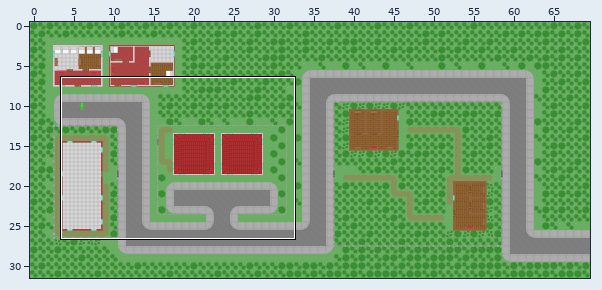
Tiled map (JSON) -- maps/Map1.json. Above: a wide view before the commit, with the close-up outlined.
Close-up. Earlier state:
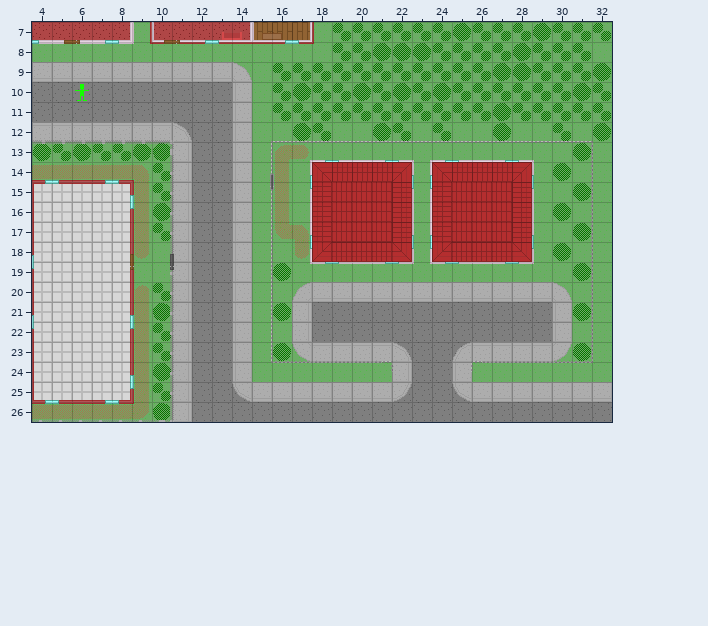
Cells are 20x20 px. Shown: x 4..32, y 7..26. Layer "Floor1/Walls:3" is drawn -10,-10 px off the grid. Layer "Floor1/WallsDetail:3" is drawn -10,-10 px off the grid. Layer "Floor2/Walls:6" is drawn -10,-10 px off the grid. Layer "Floor2/WallsDetail:6" is drawn -10,-10 px off the grid. Layer "Floor3/Walls:9" is drawn -10,-10 px off the grid. Layer "Floor3/WallsDetail:9" is drawn -10,-10 px off the grid. Layer "FloorGround/Walls" is drawn -10,-10 px off the grid. Layer "FloorGround/WallsDetail" is drawn -10,-10 px off the grid.
Once edited:
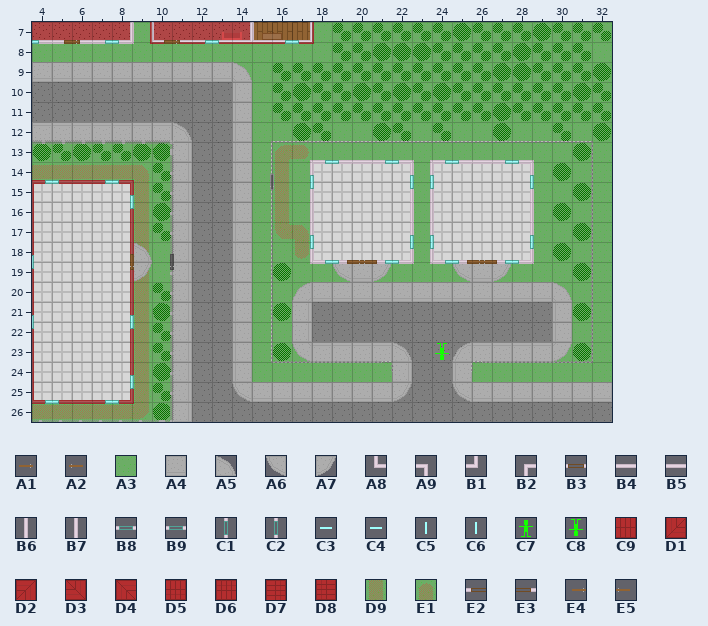
Key: from "TilesetGround": A1 42 "Door1", A2 42 turned 180 "Door1", A3 43 "Grass1", A4 44 turned 180 "Sidewalk1", A5 45 "SidewalkCorner1", A6 45 turned 180 "SidewalkCorner1", A7 45 turned 90 "SidewalkCorner1", A8 49 "WallCorner1", A9 49 turned 180 "WallCorner1", B1 49 turned 270 "WallCorner1", B2 49 turned 90 "WallCorner1", B3 50 "WallDoor1", B4 52 "WallStraight1", B5 52 turned 180 "WallStraight1", B6 52 turned 270 "WallStraight1", B7 52 turned 90 "WallStraight1", B8 54 "WallWindow1", B9 54 turned 180 "WallWindow1", C1 54 turned 270 "WallWindow1", C2 54 turned 90 "WallWindow1", C3 55 "Window1", C4 55 turned 180 "Window1", C5 55 turned 270 "Window1", C6 55 turned 90 "Window1", C7 58 "Player", C8 58 turned 180 "Player", C9 59 "Roof1", D1 61 "RoofCornerOut1", D2 61 turned 180 "RoofCornerOut1", D3 61 turned 270 "RoofCornerOut1", D4 61 turned 90 "RoofCornerOut1", D5 62 "RoofSide1", D6 62 turned 180 "RoofSide1", D7 62 turned 270 "RoofSide1", D8 62 turned 90 "RoofSide1", D9 95 "TrailStraight1", E1 97 "TrailEnd1", E2 101 "WallDoorDouble1", E3 101 turned 180 "WallDoorDouble1", E4 106 "DoorDouble1", E5 106 turned 180 "DoorDouble1".
__ is an empty cell, ## one hidden under a higher layer, .. an unchanged one.
The commit says: feat(map/tiles): add double doors and its walls
The edit:
--- layer "FloorGround/Ground"
@@ x 9..9 @@
-19 A3
-20 E1
+19 E1
+20 D9
--- layer "FloorGround/GroundDetail"
@@ x 9..27 @@
-18 __ .. .. .. .. .. .. .. .. .. .. .. .. .. .. .. .. .. ..
-19 __ .. .. .. .. .. .. .. .. .. __ __ __ .. .. .. __ __ __
+18 A5 .. .. .. .. .. .. .. .. .. .. .. .. .. .. .. .. .. ..
+19 A7 .. .. .. .. .. .. .. .. .. A6 A4 A7 .. .. .. A6 A4 A7
--- layer "FloorGround/Walls"
@@ x 20..27 @@
-19 B5 B5 B3 .. .. B3 B4 B4
+19 E2 E3 B8 .. .. B8 E2 E3
--- layer "FloorGround/WallsDetail"
@@ x 20..27 @@
-19 __ __ A1 .. .. A2 __ __
+19 E4 E5 C3 .. .. C3 E4 E5
--- layer "Floor1/Ground:3" (now hidden)
@@ x 18..28 @@
-14 ## ## ## ## ## .. ## ## ## ## ##
-15 ## ## ## ## ## .. ## ## ## ## ##
-16 ## ## ## ## ## .. ## ## ## ## ##
-17 ## ## ## ## ## .. ## ## ## ## ##
-18 ## ## ## ## ## .. ## ## ## ## ##
+14 __ __ __ __ __ .. __ __ __ __ __
+15 __ __ __ __ __ .. __ __ __ __ __
+16 __ __ __ __ __ .. __ __ __ __ __
+17 __ __ __ __ __ .. __ __ __ __ __
+18 __ __ __ __ __ .. __ __ __ __ __
--- layer "Floor1/Walls:3" (now hidden)
@@ x 18..29 @@
-14 B2 B8 B4 B4 B8 A9 B2 B9 B4 B4 B9 A9
-15 C1 .. .. .. .. C2 C2 .. .. .. .. C1
-16 B6 .. .. .. .. B7 B6 .. .. .. .. B7
-17 B7 .. .. .. .. B7 B6 .. .. .. .. B7
-18 C1 .. .. .. .. C2 C2 .. .. .. .. C1
-19 A8 B9 B4 B4 B9 B1 A8 B8 B5 B5 B8 B1
+14 __ __ __ __ __ __ __ __ __ __ __ __
+15 __ .. .. .. .. __ __ .. .. .. .. __
+16 __ .. .. .. .. __ __ .. .. .. .. __
+17 __ .. .. .. .. __ __ .. .. .. .. __
+18 __ .. .. .. .. __ __ .. .. .. .. __
+19 __ __ __ __ __ __ __ __ __ __ __ __
--- layer "Floor1/WallsDetail:3" (now hidden)
@@ x 18..29 @@
-14 .. C3 .. .. C3 .. .. C3 .. .. C3 ..
-15 C6 .. .. .. .. C6 C5 .. .. .. .. C6
+14 .. __ .. .. __ .. .. __ .. .. __ ..
+15 __ .. .. .. .. __ __ .. .. .. .. __
@@ x 18..29 @@
-18 C5 .. .. .. .. C5 C6 .. .. .. .. C6
-19 .. C3 .. .. C4 .. .. C4 .. .. C4 ..
+18 __ .. .. .. .. __ __ .. .. .. .. __
+19 .. __ .. .. __ .. .. __ .. .. __ ..
--- layer "Floor2/Ground:6" (now hidden)
@@ x 18..28 @@
-14 ## ## ## ## ## .. ## ## ## ## ##
-15 ## ## ## ## ## .. ## ## ## ## ##
-16 ## ## ## ## ## .. ## ## ## ## ##
-17 ## ## ## ## ## .. ## ## ## ## ##
-18 ## ## ## ## ## .. ## ## ## ## ##
+14 __ __ __ __ __ .. __ __ __ __ __
+15 __ __ __ __ __ .. __ __ __ __ __
+16 __ __ __ __ __ .. __ __ __ __ __
+17 __ __ __ __ __ .. __ __ __ __ __
+18 __ __ __ __ __ .. __ __ __ __ __
--- layer "Floor2/Walls:6" (now hidden)
@@ x 18..29 @@
-14 B2 B8 B4 B4 B8 A9 B2 B9 B4 B4 B9 A9
-15 C1 .. .. .. .. C2 C2 .. .. .. .. C1
-16 B6 .. .. .. .. B7 B6 .. .. .. .. B7
-17 B7 .. .. .. .. B7 B6 .. .. .. .. B7
-18 C1 .. .. .. .. C2 C2 .. .. .. .. C1
-19 A8 B9 B4 B4 B9 B1 A8 B8 B5 B5 B8 B1
+14 __ __ __ __ __ __ __ __ __ __ __ __
+15 __ .. .. .. .. __ __ .. .. .. .. __
+16 __ .. .. .. .. __ __ .. .. .. .. __
+17 __ .. .. .. .. __ __ .. .. .. .. __
+18 __ .. .. .. .. __ __ .. .. .. .. __
+19 __ __ __ __ __ __ __ __ __ __ __ __
--- layer "Floor2/WallsDetail:6" (now hidden)
@@ x 18..29 @@
-14 .. C3 .. .. C3 .. .. C3 .. .. C3 ..
-15 C6 .. .. .. .. C6 C5 .. .. .. .. C6
+14 .. __ .. .. __ .. .. __ .. .. __ ..
+15 __ .. .. .. .. __ __ .. .. .. .. __
@@ x 18..29 @@
-18 C5 .. .. .. .. C5 C6 .. .. .. .. C6
-19 .. C3 .. .. C4 .. .. C4 .. .. C4 ..
+18 __ .. .. .. .. __ __ .. .. .. .. __
+19 .. __ .. .. __ .. .. __ .. .. __ ..
--- layer "Floor3/Ground:9" (now hidden)
@@ x 18..28 @@
-14 ## ## ## ## ## .. ## ## ## ## ##
-15 ## ## ## ## ## .. ## ## ## ## ##
-16 ## ## ## ## ## .. ## ## ## ## ##
-17 ## ## ## ## ## .. ## ## ## ## ##
-18 ## ## ## ## ## .. ## ## ## ## ##
+14 __ __ __ __ __ .. __ __ __ __ __
+15 __ __ __ __ __ .. __ __ __ __ __
+16 __ __ __ __ __ .. __ __ __ __ __
+17 __ __ __ __ __ .. __ __ __ __ __
+18 __ __ __ __ __ .. __ __ __ __ __
--- layer "Floor3/Walls:9" (now hidden)
@@ x 18..29 @@
-14 B2 B8 B4 B4 B8 A9 B2 B9 B4 B4 B9 A9
-15 C1 .. .. .. .. C2 C2 .. .. .. .. C1
-16 B6 .. .. .. .. B7 B6 .. .. .. .. B7
-17 B7 .. .. .. .. B7 B6 .. .. .. .. B7
-18 C1 .. .. .. .. C2 C2 .. .. .. .. C1
-19 A8 B9 B4 B4 B9 B1 A8 B8 B5 B5 B8 B1
+14 __ __ __ __ __ __ __ __ __ __ __ __
+15 __ .. .. .. .. __ __ .. .. .. .. __
+16 __ .. .. .. .. __ __ .. .. .. .. __
+17 __ .. .. .. .. __ __ .. .. .. .. __
+18 __ .. .. .. .. __ __ .. .. .. .. __
+19 __ __ __ __ __ __ __ __ __ __ __ __
--- layer "Floor3/WallsDetail:9" (now hidden)
@@ x 18..29 @@
-14 .. C3 .. .. C3 .. .. C3 .. .. C3 ..
-15 C6 .. .. .. .. C6 C5 .. .. .. .. C6
+14 .. __ .. .. __ .. .. __ .. .. __ ..
+15 __ .. .. .. .. __ __ .. .. .. .. __
@@ x 18..29 @@
-18 C5 .. .. .. .. C5 C6 .. .. .. .. C6
-19 .. C3 .. .. C4 .. .. C4 .. .. C4 ..
+18 __ .. .. .. .. __ __ .. .. .. .. __
+19 .. __ .. .. __ .. .. __ .. .. __ ..
--- layer "Floor3/Roof:9" (now hidden)
@@ x 18..28 @@
-14 D4 D6 D6 D6 D2 .. D4 D6 D6 D6 D2
-15 D8 C9 C9 C9 D7 .. D8 C9 C9 C9 D7
-16 D8 C9 C9 C9 D7 .. D8 C9 C9 C9 D7
-17 D8 C9 C9 C9 D7 .. D8 C9 C9 C9 D7
-18 D1 D5 D5 D5 D3 .. D1 D5 D5 D5 D3
+14 __ __ __ __ __ .. __ __ __ __ __
+15 __ __ __ __ __ .. __ __ __ __ __
+16 __ __ __ __ __ .. __ __ __ __ __
+17 __ __ __ __ __ .. __ __ __ __ __
+18 __ __ __ __ __ .. __ __ __ __ __
--- layer "Actors"
@@ x 6..6 @@
-10 C7
+10 __
@@ x 24..24 @@
-23 __
+23 C8
Pixel boxes of the changes (left, top, right, bottom) in both close-ups:
removed: (75, 84, 89, 101)
changed: (312, 162, 532, 282)
changed: (134, 243, 152, 289)
added: (435, 343, 449, 360)
